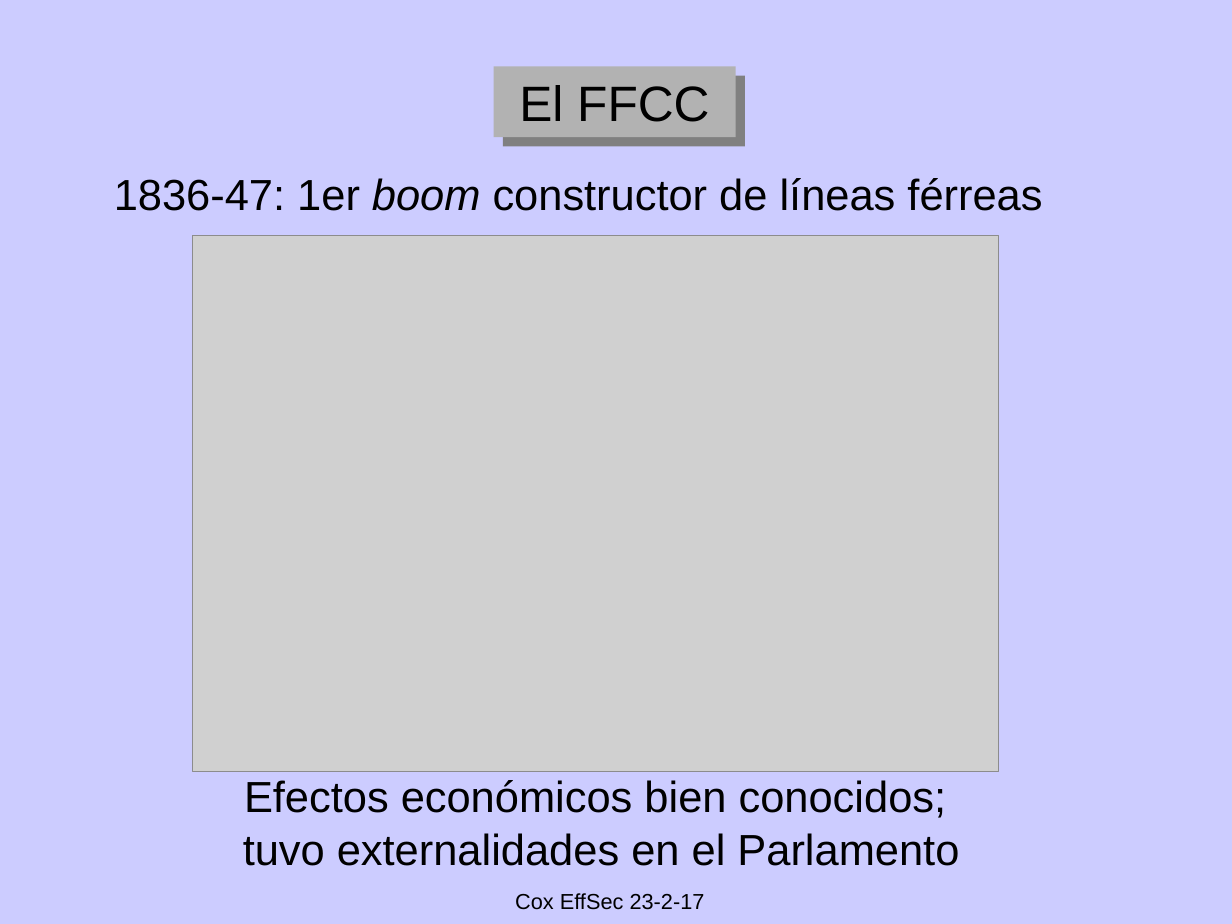
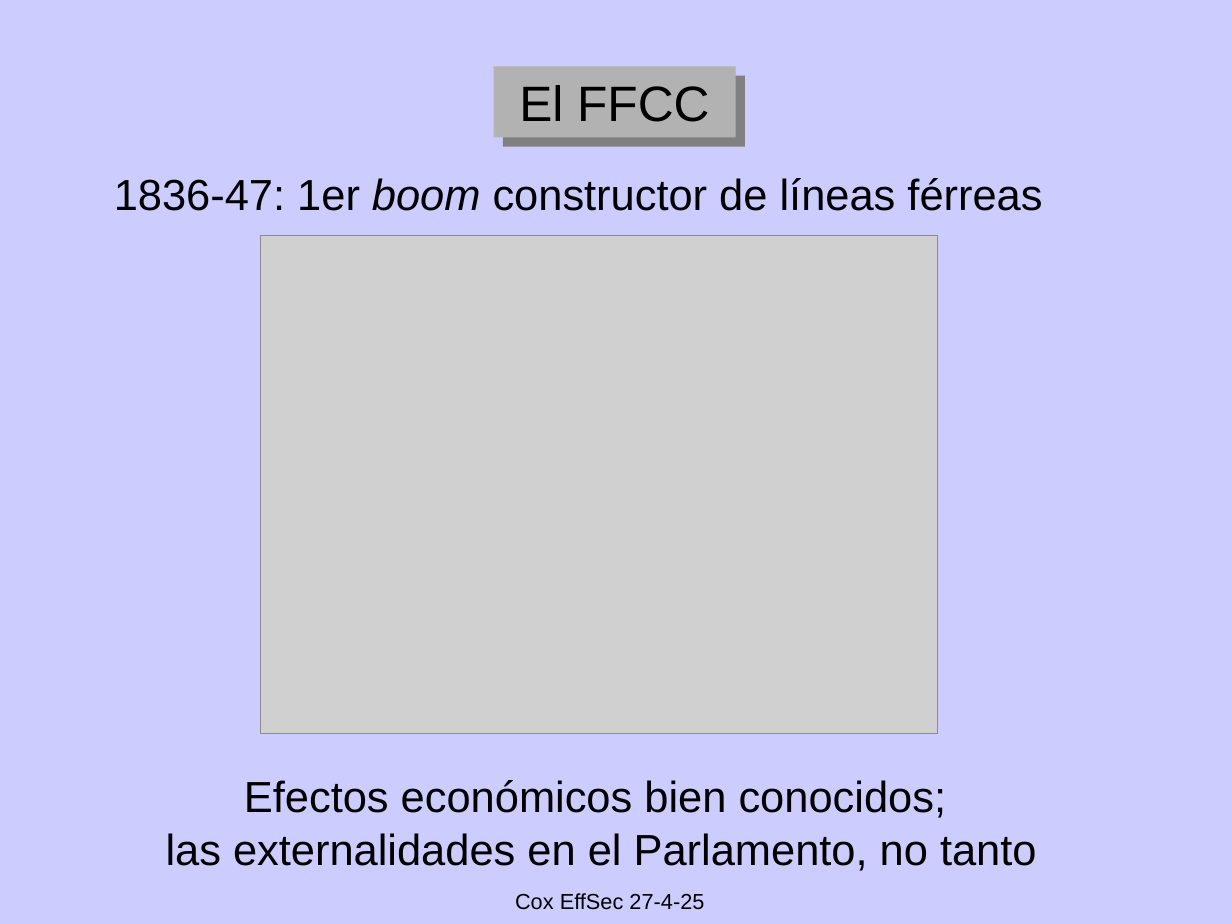
Before and after one commit to emagar/pc3, a slide deck: slide 19 of class/08-efficient-secret/claseEffSecret.pptx (slide 18 before the commit). Drawn at 1232x924 pixels with LibreOffice and Linux fonts; fonts in the diff are those of the drawing; grey boxes stand for pictures. Boxes give left, top, right and bottom in pixels: in the first picture for what was removed or moved away, otherwise in the second. Text is boxed around its words. In the diff, an @@ line names an element or a change of style, - is before the commit and + after.

```diff
--- a/class/08-efficient-secret/claseEffSecret.pptx
+++ b/class/08-efficient-secret/claseEffSecret.pptx
@@ picture: place and size @@
-picture at bbox=[192, 235, 998, 771]
+picture at bbox=[260, 236, 938, 735]
@@ text at bbox=[166, 780, 1037, 871]: text changed @@
-Efectos económicos bien conocidos;
-tuvo externalidades en el Parlamento
+Efectos económicos bien conocidos;
+las externalidades en el Parlamento, no tanto
@@ text at bbox=[515, 893, 704, 910]: text changed @@
-Cox EffSec 23-2-17
+Cox EffSec 27-4-25
```
Also in this commit, not shown: 24 other slides changed, 15 slides added, 12 slides removed, 1 other file.
